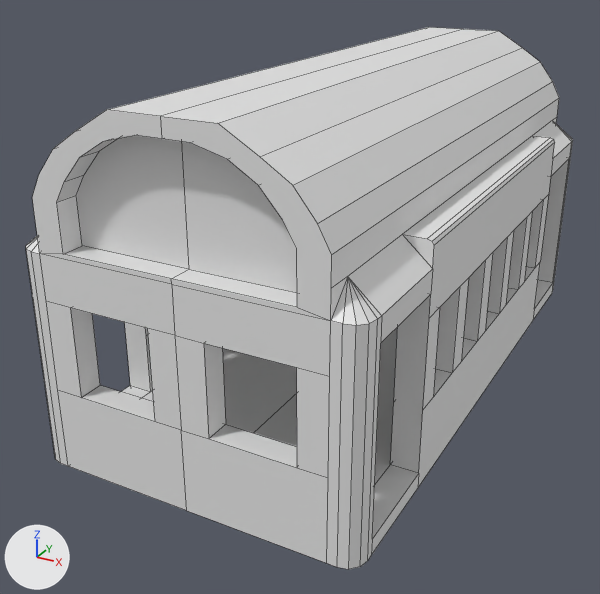
A saved change to the FBX model The Red Sun 1974/Assets/Vehicles/Models/FMP_TramCart.fbx.
The view is the same before and after, from a camera (50 mm lens) standing at (4.51, -9.71, 5.41) and looking at (-0.45, -0.69, 0.9). The lights are fixed; the arrows at lower left show +X, +Y and +Z. Mesh edges are drawn as thin lines.

Objects in the first picture: 'TramCartBody'.
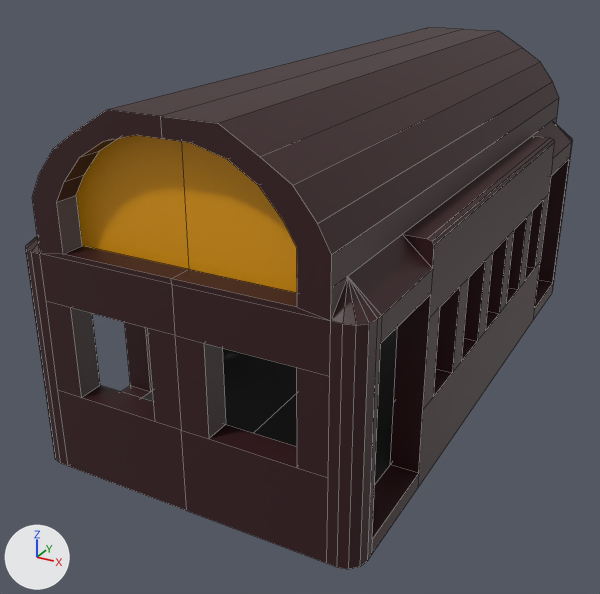
Pixel boxes (x1, y1, x2, y2) of what changed, in the pictures (600 x 594 px):
part 1 of me_cube, recoloured: (77, 135, 297, 293) in both
part 2 of me_cube, recoloured (white to black): (142, 327, 398, 485) in both
part 3 of me_cube, recoloured: (26, 27, 573, 569) in both

The change, as a list of edits to the scene's bpy script:
```text
Add mat_base_grey:
    mat_base_grey = principled_material('Base Grey')
    mat_base_grey.base_color = (0.0414, 0.0414, 0.0414)  # black #393939
Add mat_dark_red:
    mat_dark_red = principled_material('Dark red')
    mat_dark_red.base_color = (0.0372, 0.00805, 0.011)  # dark red #36161b
Add mat_yellow_striped:
    mat_yellow_striped = principled_material('Yellow striped')
    mat_yellow_striped.base_color = (0.8, 0.345, 0.0)  # orange #e79f00
Change me_cube:
    where me_cube.from_pydata(...)  # 370 vertices, 276 faces; spans x -2.0..2.0, y -4.0..4.0, z -0.4..3.96
    used by ob_tramcartbody; location = (0.0, 0.0, 0.0)
    me_cube part 1: all 4 faces centred in x -0.73..0.73, y -3.72..3.72, z 3.23 switch from mat_material (white #e7e7e7) to mat_yellow_striped (orange #e79f00)
    me_cube part 2: all 10 faces centred in x -1.67..1.67, y -3.69..3.69, z -0.4..0.0 switch from mat_material (white #e7e7e7) to mat_base_grey (black #393939)
    me_cube part 3: 262 of the faces centred in x -2.0..2.0, y -4.0..4.0, z -0.2..3.96 switch from mat_material (white #e7e7e7) to mat_dark_red (dark red #36161b)
```
